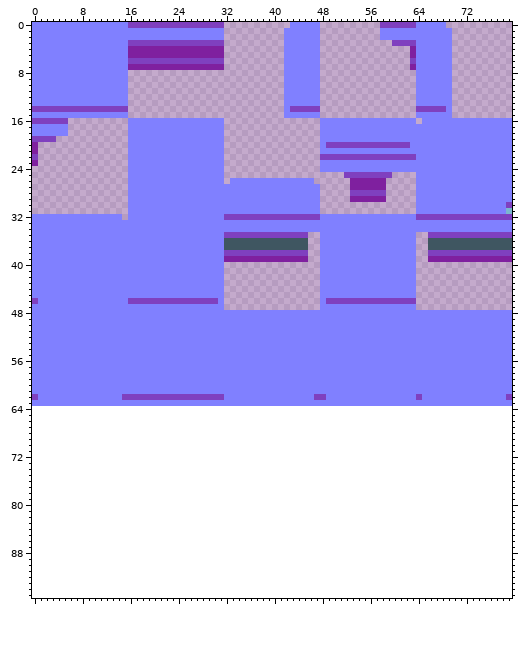
Two versions of one sprite sheet, RogueLike Bigouden/Assets/Sprites/PROPS/Bar_A_MasterSpriteSheet_n.png. This is how it looked before the edit.
The file is 240x192 pixels, drawn in blocks of 3x3; one block is one cell here. The old version is drawn lined up with the new one, on the new canvas.
New version:
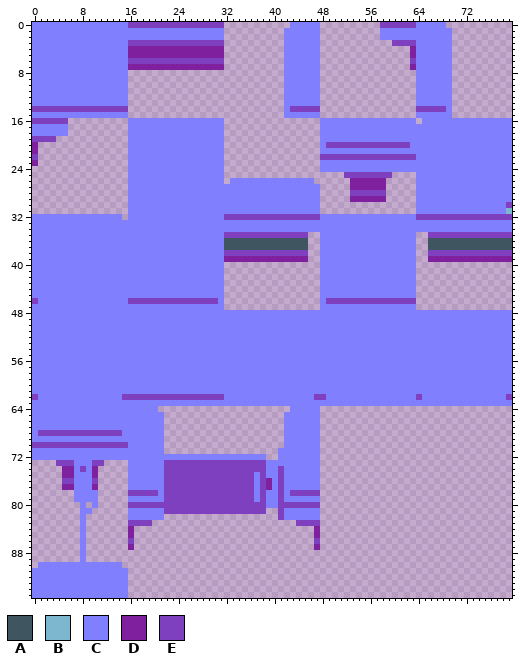
Palette (. is transparent): A #3f5661  B #7cb6cf  C #8080ff  D #7f209f  E #7f40bf
Changes in this commit:
canvas 80x64 -> 80x96
@@ x 0..49 @@
 63 CCCCCCCCCCCCCCCCCCCCCCCCCCCCCCCCCCCCCCCCCCCCCCCCCC
-64 ..................................................
-65 ..................................................
-66 ..................................................
-67 ..................................................
-68 ..................................................
-69 ..................................................
-70 ..................................................
-71 ..................................................
-72 ..................................................
-73 ..................................................
-74 ..................................................
-75 ..................................................
-76 ..................................................
-77 ..................................................
-78 ..................................................
-79 ..................................................
-80 ..................................................
-81 ..................................................
-82 ..................................................
-83 ..................................................
-84 ..................................................
-85 ..................................................
-86 ..................................................
-87 ..................................................
-88 ..................................................
-89 ..................................................
-90 ..................................................
-91 ..................................................
-92 ..................................................
-93 ..................................................
-94 ..................................................
-95 ..................................................
+64 CCCCCCCCCCCCCCCCCCCCC......................CCCCC..
+65 CCCCCCCCCCCCCCCCCCCCCC....................CCCCCC..
+66 CCCCCCCCCCCCCCCCCCCCCC....................CCCCCC..
+67 CCCCCCCCCCCCCCCCCCCCCC....................CCCCCC..
+68 CEEEEEEEEEEEEEECCCCCCC....................CCCCCC..
+69 CCCCCCCCCCCCCCCCCCCCCC....................CCCCCC..
+70 EEEEEEEEEEEEEEEECCCCCC....................CCCCCC..
+71 CCCCCCCCCCCCCCCCCCCCCC...................CCCCCCC..
+72 CCCCCCCCCCCCCCCCCCCCCCCCCCCCCCCCCCCCCCC..CCCCCCC..
+73 ....EEECCCEE....CCCCCCEEEEEEEEEEEEEEEEECCCCCCCCC..
+74 .....DDCECD.....CCCCCCEEEEEEEEEEEEEEEEECCECCCCCC..
+75 .....DDCCCD.....CCCCCCEEEEEEEEEEEEEEECECCECCCCCC..
+76 .....EECCCE.....CCCCCCEEEEEEEEEEEEEEECEDCECCCCCC..
+77 .....DDCCCD.....CCCCCCEEEEEEEEEEEEEEECEDCECCCCCC..
+78 .......CCCC.....EEEEECEEEEEEEEEEEEEEECECCECEEEEE..
+79 .......CCCC.....CCCCCCEEEEEEEEEEEEEEECECCECCCCCC..
+80 ........C.C.....EEEEEEEEEEEEEEEEEEEEEEECCEEEEEEE..
+81 ........CC......CCCCCCEEEEEEEEEEEEEEEEE..ECCCCCC..
+82 ........C.......CCCCCC...................ECCCCCC..
+83 ........C.......EEEE........................EEEE..
+84 ........C.......D..............................D..
+85 ........C.......D..............................D..
+86 ........C.......E..............................E..
+87 ........C.......D..............................D..
+88 ........C.........................................
+89 ........C.........................................
+90 .CCCCCCCCCCCCCC...................................
+91 CCCCCCCCCCCCCCCC..................................
+92 CCCCCCCCCCCCCCCC..................................
+93 CCCCCCCCCCCCCCCC..................................
+94 CCCCCCCCCCCCCCCC..................................
+95 CCCCCCCCCCCCCCCC..................................
Where, in picture pixels (left, top, right, bottom), the same in both pictures:
added: (32, 406, 320, 598)
